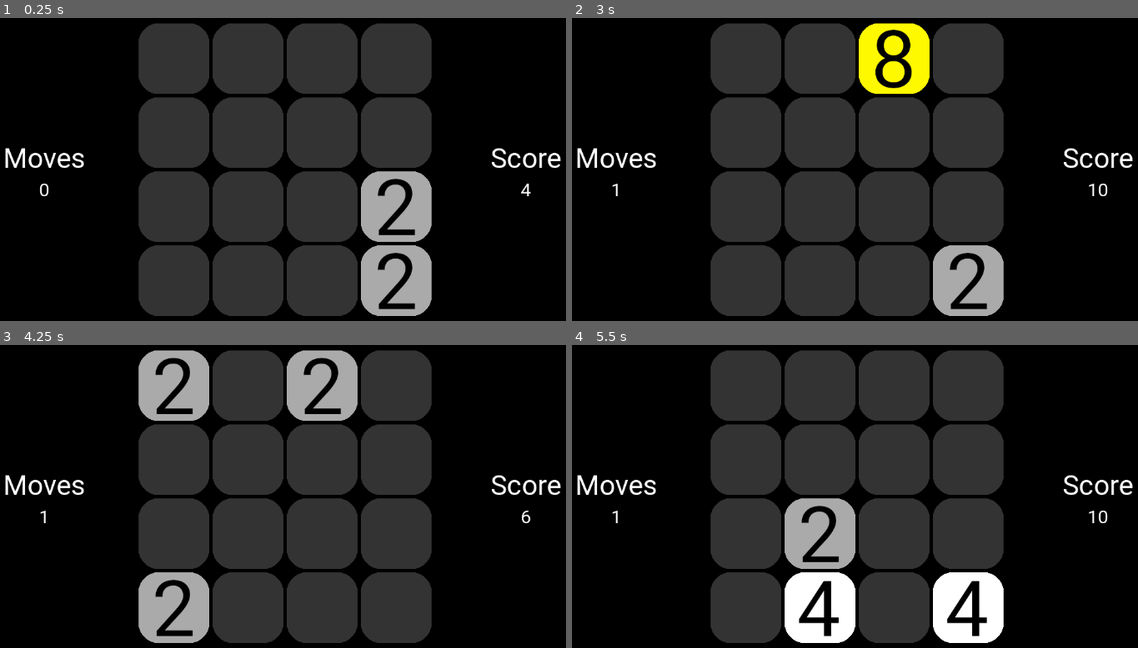
Above: before the commit, frames 1-4 (two rows, left to right).
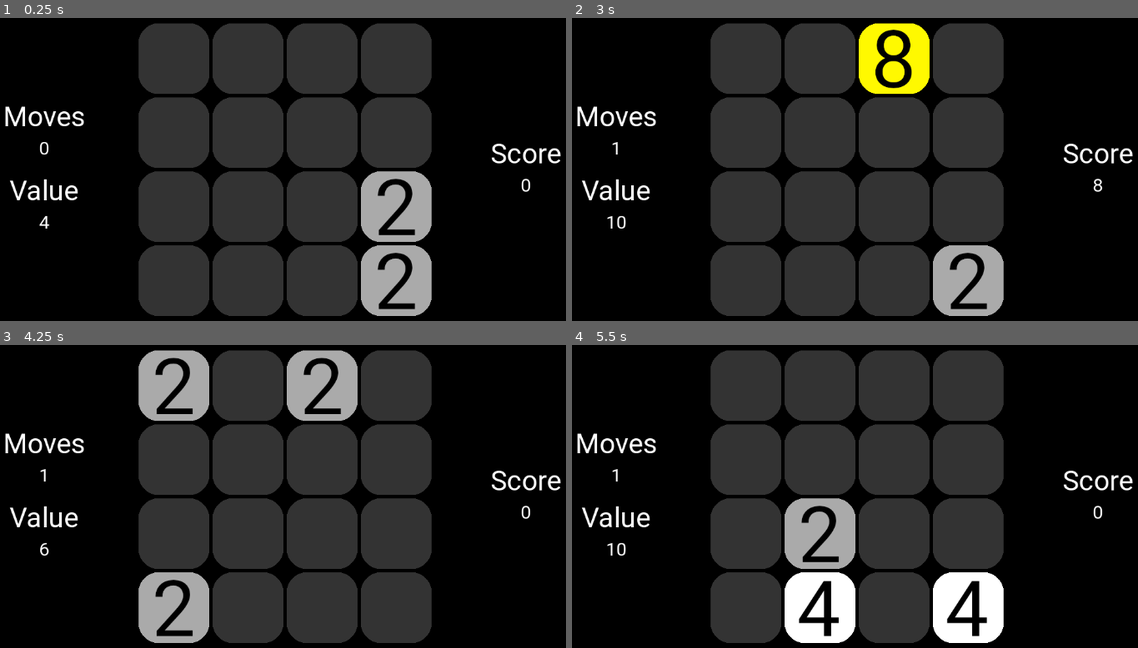
Above: after the commit, the same moments.

Repository: hjk321/Neon2048
Game: Godot game, scene res://classic.tscn
Two runs of this game, one before a commit and one after it. Both use one fixed random seed, a clock stepped at 60 frames per second and the inputs below.
Inputs:
- Up to frame 1 (0.25 s): no input
- Up to frame 2 (3 s): tap Enter at 0.5 s; hold Right (right) 0.53-1.28 s; tap Space (restart) at 1.25, 2, 2.75 s; hold Down (down) 1.28-2.03 s; hold Right (right) 2.03-2.78 s; hold Up (up) from 2.78 s (still down)
- Up to frame 3 (4.25 s): tap Space (restart) at 3.5 s; release Up (up) at 3.53 s; hold Left (left) from 3.53 s (still down)
- Up to frame 4 (5.5 s): tap Space (restart) at 4.25 s; release Left (left) at 5.03 s; hold Down (down) from 5.03 s (still down)

The runs differ from the first frame. In frame 1, 1.8% of the frame differs, in the area x 0-100%, y 29-70%; in frame 2, 1.8%; in frame 3, 1.7%; in frame 4, 1.8%.

Commit message:
Score vs value

Diff:
--- a/classic.tscn
+++ b/classic.tscn
@@ -104,28 +104,47 @@
 text = "[center]Game Over! Press SPACE to restart[/center]"
 
 [node name="MovesLabel" type="RichTextLabel" parent="."]
-offset_top = 272.0
+offset_top = 200.0
 offset_right = 320.0
-offset_bottom = 336.0
+offset_bottom = 264.0
 theme = ExtResource("3_byfqt")
 theme_override_font_sizes/normal_font_size = 48
 bbcode_enabled = true
 text = "[center]Moves[/center]"
 
 [node name="Moves" type="RichTextLabel" parent="."]
-offset_top = 336.0
+offset_top = 264.0
 offset_right = 320.0
-offset_bottom = 512.0
+offset_bottom = 320.0
 theme = ExtResource("3_byfqt")
 bbcode_enabled = true
 text = "[center]0[/center]"
 autowrap_mode = 1
 
+[node name="ValueLabel" type="RichTextLabel" parent="."]
+offset_top = 328.0
+offset_right = 320.0
+offset_bottom = 392.0
+theme = ExtResource("3_byfqt")
+theme_override_font_sizes/normal_font_size = 48
+bbcode_enabled = true
+text = "[center]Value[/center]"
+
+[node name="Value" type="RichTextLabel" parent="."]
+offset_top = 392.0
+offset_right = 320.0
+offset_bottom = 448.0
+theme = ExtResource("3_byfqt")
+bbcode_enabled = true
+text = "[center]0[/center]"
+fit_content = true
+autowrap_mode = 1
+
 [node name="ScoreLabel" type="RichTextLabel" parent="."]
 offset_left = 832.0
-offset_top = 272.0
+offset_top = 264.0
 offset_right = 1152.0
-offset_bottom = 336.0
+offset_bottom = 328.0
 theme = ExtResource("3_byfqt")
 theme_override_font_sizes/normal_font_size = 48
 bbcode_enabled = true
@@ -133,9 +152,9 @@
 
 [node name="Score" type="RichTextLabel" parent="."]
 offset_left = 832.0
-offset_top = 336.0
+offset_top = 328.0
 offset_right = 1152.0
-offset_bottom = 512.0
+offset_bottom = 384.0
 theme = ExtResource("3_byfqt")
 bbcode_enabled = true
 text = "[center]0[/center]"
--- a/main.gd
+++ b/main.gd
@@ -14,11 +14,14 @@
 var state := STATE.WAITING_FOR_INPUT
 var grid : Array[Array] = [] # Should be Array[Array[Tile]] but is currently unsupported
 var moves := 0
+var value := 0
 var score := 0
 var new_score := 0
 
 # Called when the node enters the scene tree for the first time.
 func _ready() -> void:
+	print("-------")
+	print("Starting game")
 	for x in range(GRID_SIZE):
 		grid.append([])
 		for y in range(GRID_SIZE):
@@ -32,8 +35,7 @@
 	add_tile_at(randi_range(0,1), tile2_pos)
 	if grid[tile1_pos.x][tile1_pos.y] is Tile: grid[tile1_pos.x][tile1_pos.y].state = Tile.STATE.IDLE
 	if grid[tile2_pos.x][tile2_pos.y] is Tile: grid[tile2_pos.x][tile2_pos.y].state = Tile.STATE.IDLE
-	score += new_score
-	($Score as RichTextLabel).text = "[center]" + str(score) + "[/center]"
+	($Value as RichTextLabel).text = "[center]" + str(value) + "[/center]"
 
 # Called every frame. 'delta' is the elapsed time since the previous frame.
 func _process(_delta: float) -> void:
@@ -52,7 +54,7 @@
 	return (node as Node2D).position
 
 # Adds a tile to the scene and the internal grid
-func add_tile_at(value: int, pos: Vector2i) -> void:
+func add_tile_at(val: int, pos: Vector2i) -> void:
 	if pos.x < 0 or pos.x >= GRID_SIZE or pos.y < 0 or pos.y >= GRID_SIZE:
 		print("Can't add a tile at " + str(pos) + " because that is an invalid position")
 		return
@@ -60,8 +62,8 @@
 		print("Can't add a tile at " + str(pos) + " because something is already there")
 		return
 	var new_tile := Tile.new()
-	new_tile.value = value
-	new_score += new_tile.true_value()
+	new_tile.value = val
+	value += new_tile.true_value()
 	new_tile.position = grid_to_position(pos)
 	if new_tile.position == INVALID_POSITION:
 		print("Can't add a tile at " + str(pos) + " because we couldn't find the position for it")
@@ -78,10 +80,10 @@
 			if grid[x][y] == null: empty.append(Vector2i(x,y))
 	if empty.is_empty(): return
 	var new_pos := empty[randi_range(0, empty.size() - 1)]
-	var value := 0
+	var val := 0
 	if randi_range(1, 10) == 10:
-		value += 1
-	add_tile_at(value, new_pos)
+		val += 1
+	add_tile_at(val, new_pos)
 
 # Checks for user input
 func state_input() -> void:
@@ -98,6 +100,8 @@
 		add_random_tile()
 		moves += 1
 		($Moves as RichTextLabel).text = "[center]" + str(moves) + "[/center]"
+		($Value as RichTextLabel).text = "[center]" + str(value) + "[/center]"
+		# TODO: disco mode combo multiplier
 		score += new_score
 		($Score as RichTextLabel).text = "[center]" + str(score) + "[/center]"
 	state = STATE.ANIMATING_TILES
@@ -168,6 +172,7 @@
 		if tile1.value != tile2.value: continue
 		tile1.state = Tile.STATE.DISAPPEAR
 		tile2.value += 1
+		new_score += tile2.true_value()
 		tile2.slide_tile(TILE_SIZE * shift_direction)
 		row[i] = row[i + 1]
 		row[i + 1] = null
